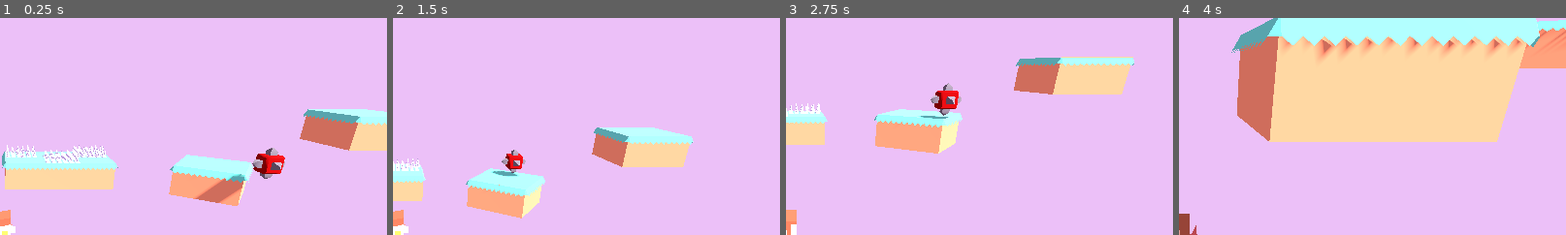
Above: before the commit, frames 1-4 (left to right).
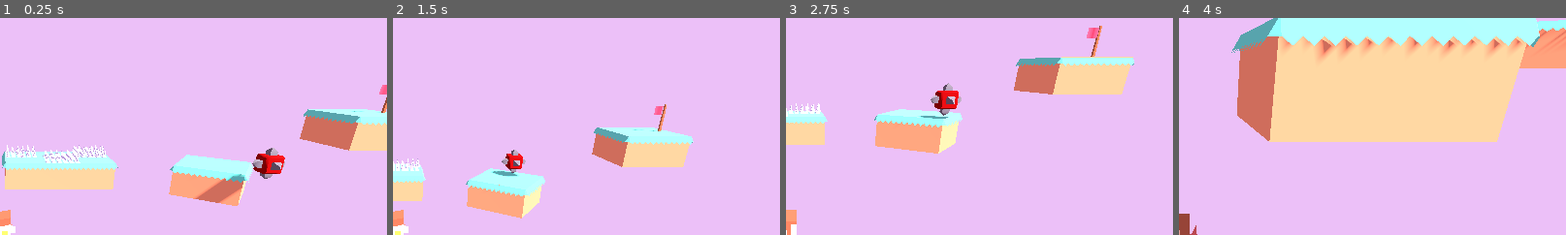
Above: after the commit, the same moments.

Repository: beltranbot/godot-plataformer-3d
Game: Godot game, scene res://Scenes/Levels/level_1.tscn
Same seed, same stepped clock (60 frames per second), same inputs: the game is played once before the commit and once after it.
Inputs:
- Up to frame 1 (0.25 s): no input
- Up to frame 2 (1.5 s): hold D (move_right) 0.53-1.28 s; tap Space (jump) at 0.77 s; hold S (move_backward) from 1.28 s (still down)
- Up to frame 3 (2.75 s): tap Space (jump) at 1.52 s; release S (move_backward) at 2.03 s; hold D (move_right) from 2.03 s (still down)
- Up to frame 4 (4 s): release D (move_right) at 2.78 s; hold W (move_forward) 2.78-3.53 s; tap Space (jump) at 3.02, 3.77 s; hold A (move_left) from 3.53 s (still down)
The pictures show only the part of the screen within x 50-100%, y 6-55%; the shares and areas given below are measured in that part.

The runs differ from the first frame. In frame 1, 0.1% of the frame differs, in the area x 90-100%, y 30-44%; in frame 2, 0.2%; in frame 3, 0.3%, in the area x 77-82%, y 3-18%; in frame 4, nothing differs.

Commit message:
added end flag

Diff:
--- /dev/null
+++ b/Scenes/Flags/end_flag.tscn
@@ -0,0 +1,19 @@
+[gd_scene load_steps=4 format=3 uid="uid://csvocg17jcvb"]
+
+[ext_resource type="Script" uid="uid://cbvsrjgter020" path="res://Scripts/end_flag.gd" id="1_4nhgh"]
+[ext_resource type="ArrayMesh" uid="uid://cx3dwltkgs56g" path="res://Assets/Models/flag.obj" id="1_h5wg2"]
+
+[sub_resource type="BoxShape3D" id="BoxShape3D_4nhgh"]
+size = Vector3(0.376957, 0.896667, 0.0731201)
+
+[node name="EndFlag" type="Area3D"]
+script = ExtResource("1_4nhgh")
+
+[node name="Flag" type="MeshInstance3D" parent="."]
+mesh = ExtResource("1_h5wg2")
+
+[node name="CollisionShape3D" type="CollisionShape3D" parent="."]
+transform = Transform3D(1, 0, 0, 0, 1, 0, 0, 0, 1, 0.151705, 0.456573, 0.00311279)
+shape = SubResource("BoxShape3D_4nhgh")
+
+[connection signal="body_entered" from="." to="." method="_on_body_entered"]
--- a/Scenes/Levels/level_1.tscn
+++ b/Scenes/Levels/level_1.tscn
@@ -1,10 +1,11 @@
-[gd_scene load_steps=7 format=3 uid="uid://c4v7khqnec6su"]
+[gd_scene load_steps=8 format=3 uid="uid://c4v7khqnec6su"]
 
 [ext_resource type="PackedScene" uid="uid://c0opjf1lg0jkn" path="res://Scenes/Player/player.tscn" id="1_3mqfk"]
 [ext_resource type="PackedScene" uid="uid://dqxbi2kli1x48" path="res://Scenes/Platforms/platform_large.tscn" id="1_tlcug"]
 [ext_resource type="PackedScene" uid="uid://cquoomkfyma80" path="res://Scenes/Enemies/spikes.tscn" id="4_cyadu"]
 [ext_resource type="PackedScene" uid="uid://cdd6om83peefo" path="res://Scenes/Enemies/enemy.tscn" id="4_iixi8"]
 [ext_resource type="PackedScene" uid="uid://carpobw5om7s1" path="res://Scenes/Collectables/coin.tscn" id="5_cyadu"]
+[ext_resource type="PackedScene" uid="uid://csvocg17jcvb" path="res://Scenes/Flags/end_flag.tscn" id="6_xgxfi"]
 
 [sub_resource type="Environment" id="Environment_cyadu"]
 background_mode = 1
@@ -103,3 +104,7 @@
 
 [node name="WorldEnvironment" type="WorldEnvironment" parent="."]
 environment = SubResource("Environment_cyadu")
+
+[node name="EndFlag" parent="." instance=ExtResource("6_xgxfi")]
+transform = Transform3D(-0.999923, 0, 0.012409, 0, 1, 0, -0.012409, 0, -0.999923, 12.165, 2.24176, -6.04187)
+next_level = "uid://c4v7khqnec6su"
--- /dev/null
+++ b/Scripts/end_flag.gd
@@ -0,0 +1,9 @@
+extends Area3D
+
+
+@export_file("*.tscn") var next_level
+
+
+func _on_body_entered(body: Node3D) -> void:
+	if body.is_in_group("player"):
+		get_tree().call_deferred("change_scene_to_file", next_level)
Not shown, added: Scripts/end_flag.gd.uid
